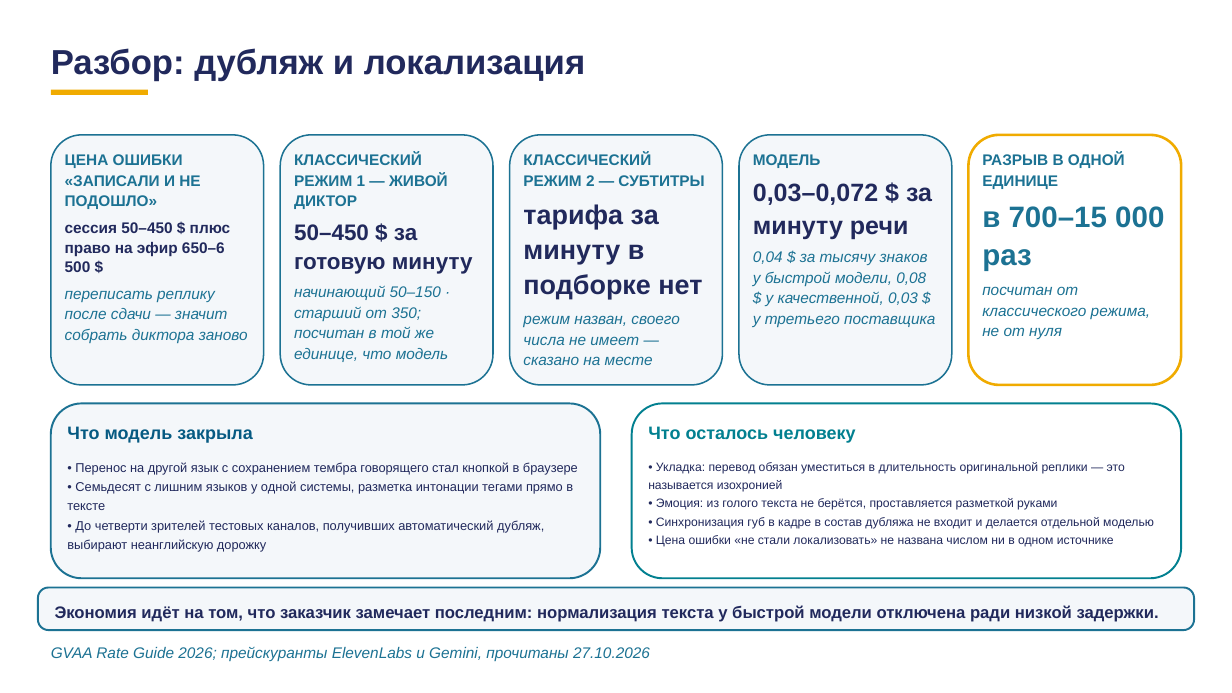
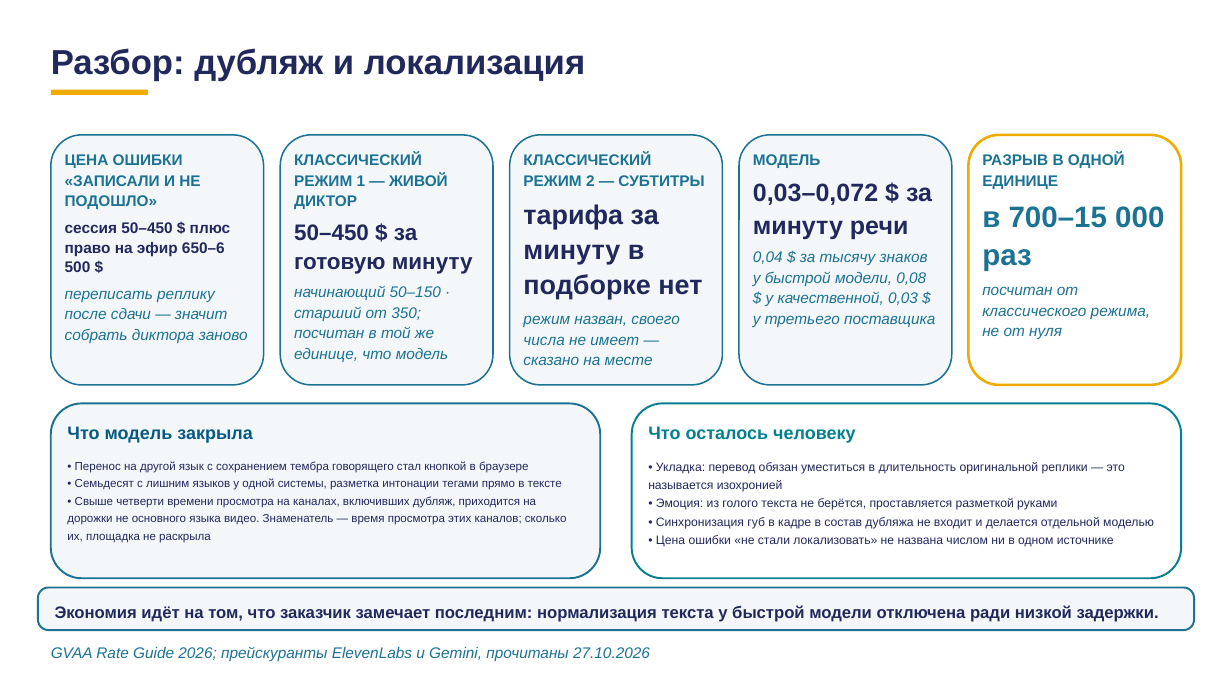
Before and after one commit to tellina-study/AI-usage-lessons, a slide deck: slide 45 of library/lectures/lec-08/rework-v5/rendered/lec-08-v5.pptx. Drawn at 1232x693 pixels with LibreOffice and Linux fonts; fonts in the diff are those of the drawing. Boxes give left, top, right and bottom in pixels: in the first picture for what was removed or moved away, otherwise in the second. Text is boxed around its words. In the diff, an @@ line names an element or a change of style, - is before the commit and + after.

Commit message:
Лекция 8: восемнадцать содержательных находок закрыты (#301)
БЛОКИРУЮЩИЕ
s88 и s95 объявляли разные разбиения одной тринадцатки. Расхождения не
было: 6/4/3 — деление по графам формы разбора, 7/3/3 — по вопросу «от чего
посчитан выигрыш», и граничный разбор (дубляж) переезжает из второй доли
в первую. Оба кадра приведены к 7/3/3, а граничный случай теперь НАЗВАН
ВСЛУХ на кадре — честный счёт показан, а не спрятан в реестр.

s89: « 000 до вычета,  100 после» — вычет не может увеличивать. Это
два деления на разные знаменатели: 500 000 произведений при объявлении
мирового против окончательных 482 460. После вычета гонораров (6,8 %
фонда) на произведение приходится меньше  000.

s63a/s66 — одна модель с двумя датами, выправлено по пресс-релизу.
s38/s49 — 0,072 доллара записывалось как «семь центов».
s39 — «нет классического режима» против «нет второго режима».

БАЗЫ ПОД ИЗМЕРИМЫМИ УТВЕРЖДЕНИЯМИ
«25 % зрителей» неверно дважды: источник говорит про время просмотра и
про «не основной язык ролика». «Меньше 44 %» — прямое чтение PDF METR.
«Среднее 87,8» — по двенадцати генераторам. «По нескольким моделям не
раскрыто» — три из пяти. «Крупнейшая площадка» — замера нет, снято.

Каскад проведён по главе, реестру и исследованиям: 35 файлов.
Пересборка: 125 кадров, [высота] — 0.

```diff
--- a/library/lectures/lec-08/rework-v5/rendered/lec-08-v5.pptx
+++ b/library/lectures/lec-08/rework-v5/rendered/lec-08-v5.pptx
@@ text at box(75, 461, 562, 490): size 10 to 9 pt in "• Перенос на другой язык с сохранением ...", "• Семьдесят с лишним языков у одной ..." @@
@@ text at box(67, 496, 567, 543): text changed; size 10 to 9 pt @@
-• До четверти зрителей тестовых каналов, получивших автоматический дубляж, выбирают неанглийскую дорожку
+• Свыше четверти времени просмотра на каналах, включивших дубляж, приходится на дорожки не основного языка видео. Знаменатель — время просмотра этих каналов; сколько их, площадка не раскрыла
```
Also in this commit, not shown: 8 other slides changed, 35 other files.
